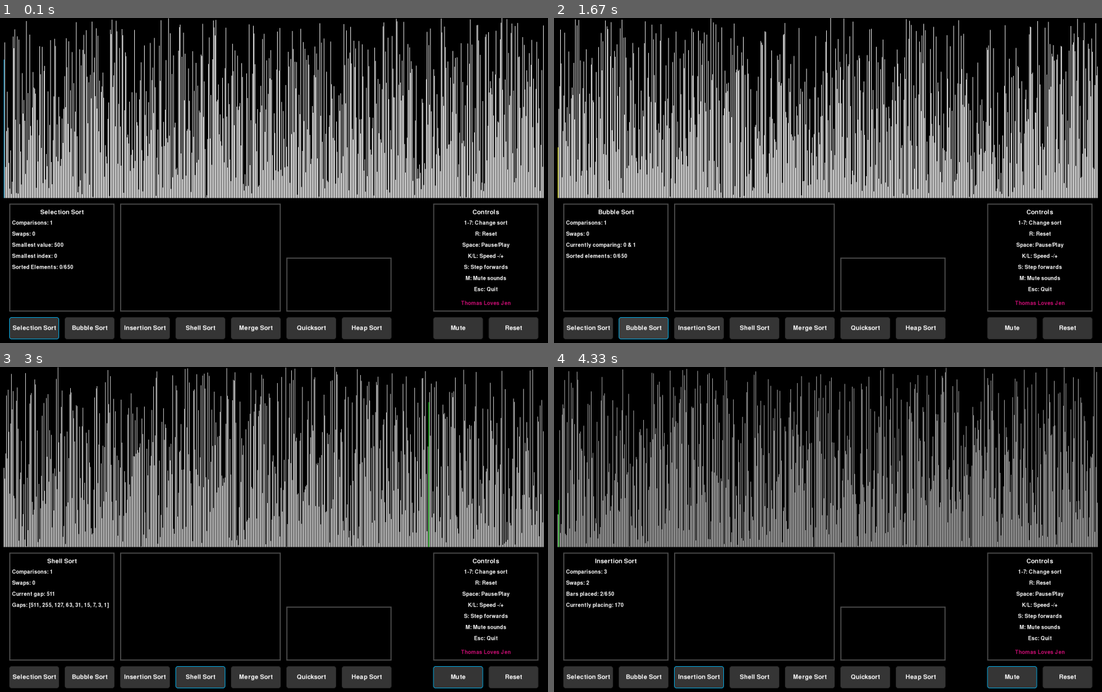
Above: before the commit, frames 1-4 (two rows, left to right).
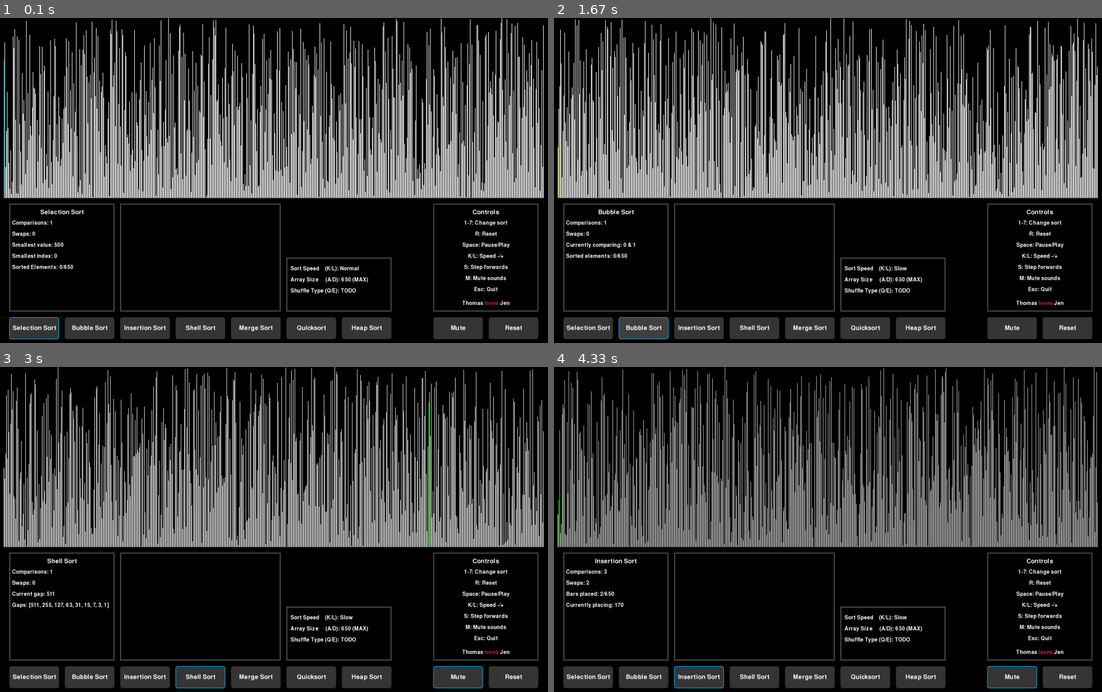
Above: after the commit, the same moments.

Repository: ThomasBrooks89/Sorting-Visualiser
Game: pygame game, started from main.py
The game is run twice, just before and just after one commit, with the same random seed, the same clock (stepped at 60 frames per second) and the same inputs.
Inputs (mouse positions are in pixels of both pictures, inside the frame that each line leads up to):
- Up to frame 1 (0.1 s): no input
- Up to frame 2 (1.67 s): hold R 0.33-0.8 s; hold D 0.33-0.8 s; tap K at 0.83 s; press the mouse at (1069, 326) at 1.2 s; move the mouse to (937, 300) at 1.3 s; release the mouse at (806, 271) at 1.43 s; press the mouse at (641, 326) at 1.53 s; move the mouse to (680, 229) at 1.63 s
- Up to frame 3 (3 s): release the mouse at (158, 480) at 1.77 s; click "Selection Sort" at 1.88 s; hold M 2.17-2.63 s; hold D 2.17-2.63 s; press the mouse at (202, 675) at 2.7 s; move the mouse to (131, 601) at 2.8 s; release the mouse at (71, 523) at 2.93 s
- Up to frame 4 (4.33 s): press the mouse at (756, 675) at 3.03 s; move the mouse to (893, 640) at 3.13 s; release the mouse at (1030, 601) at 3.27 s; press the mouse at (586, 675) at 3.37 s; move the mouse to (641, 666) at 3.47 s; release the mouse at (696, 659) at 3.6 s; press the mouse at (586, 675) at 3.7 s; move the mouse to (696, 542) at 3.8 s; release the mouse at (806, 409) at 3.93 s; press the mouse at (696, 675) at 4.03 s; move the mouse to (762, 614) at 4.13 s; release the mouse at (822, 552) at 4.27 s

The runs differ from the first frame. In frame 1, 0.4% of the frame differs, in the area x 53-94%, y 76-89%; in frame 2, 0.4%; in frame 3, 0.4%; in frame 4, 0.4%.

Commit message:
config menu progress

Diff:
--- a/drawing.py
+++ b/drawing.py
@@ -1,4 +1,5 @@
 import pygame
+import pygame_gui
 
 
 def find_bar_widths(arr_len, gap_len, window_width):
@@ -39,7 +40,7 @@
         surface.blit(text, (text_rect.x, y))
         y += 40
 
-    text = font.render("Thomas Loves Jen", True, "deeppink3")
+    text = pygame_gui.stitch_text([("Thomas ", "white"), ("loves ", "deeppink3"), ("Jen", "white")], font)
     text_rect = text.get_rect()
     text_rect.centerx = box_centre
     text_rect.y = (controls_box.y + controls_box.height) - 40
@@ -60,9 +61,23 @@
         surface.blit(text, (x, y))
         y += 40
 
+speeds = {0:"Max", 25:"Fast", 50:"Normal", 75:"Slow", 100:"Min"}
+def draw_config_box(surface, config_box, array_size, game_speed, shuffle_type, font):
+    pygame.draw.rect(surface, (75,75,75), config_box, 4)
+    if array_size == 650:
+        array_size = "650 (MAX)"
+    elif array_size == 50:
+        array_size = "50 (MIN)"
+    configs = [f"Sort Speed    (K/L): {speeds[game_speed]}",
+               f"Array Size     (A/D): {array_size}",
+               f"Shuffle Type (Q/E): {shuffle_type}"]
 
-def draw_config_box(surface, config_box):
-    pygame.draw.rect(surface, (75,75,75), config_box, 4)
+    x = config_box.x + 15
+    y = config_box.y + 30
+    for c in configs:
+        text = font.render(c, True, "white")
+        surface.blit(text, (x, y))
+        y += 40
 
 
 def draw_sort_explanation_box(surface, sort_explanation_box):
--- a/main.py
+++ b/main.py
@@ -84,11 +84,13 @@
 array = sorting_logic.generate_array(1, arr_len)
 sort = sorts[chosen_sort](array)
 step = next(sort, None)
+shuffle_next = {"random":"", "reverse":"", "almost_sorted":""} # TODO
+shuffle_prev = {"random":"", "reverse":"", "almost_sorted":""} # TODO
+shuffle_type = "TODO"
 
 
 # main loop
 while running:
-
     curr_fps = clock.get_fps()
     if curr_fps < 60 and curr_fps > 0:
         print(curr_fps)
@@ -113,7 +115,7 @@
     drawing.draw_buttons(buttons)
     drawing.draw_controls_box(screen, controls_box, controls_box_texts)
     drawing.draw_sort_info_box(screen, sort_info_box, chosen_sort_btn, step.stats, font_sml)
-    drawing.draw_config_box(screen, config_box)
+    drawing.draw_config_box(screen, config_box, arr_len, game_speed, shuffle_type, font_sml)
     drawing.draw_sort_explanation_box(screen, sort_explanation_box)
     pygame.display.flip()
 
@@ -131,7 +133,8 @@
                 if game_speed > 0:
                     game_speed -= 25
             elif event.key == pygame.K_k:
-                game_speed += 25
+                if game_speed < 100:
+                     game_speed += 25
             elif event.key == pygame.K_SPACE:
                 paused = not paused
             elif event.key == pygame.K_s:
@@ -141,6 +144,16 @@
                 drawing.draw_array(screen, step.array, step.highlights, step.actions, bar_width, gap_len)
             elif event.key == pygame.K_m:
                 muted = mute_button_pressed(btn_mute)
+            elif event.key == pygame.K_a:
+                if arr_len > 50:
+                    arr_len -= 50
+                    bar_width, leftover_bar_pixels = drawing.find_bar_widths(arr_len, gap_len, WIDTH)
+                    array, sort, step = reset_sort(screen, chosen_sort, arr_len)
+            elif event.key == pygame.K_d:
+                if arr_len < 650:
+                    arr_len += 50
+                    bar_width, leftover_bar_pixels = drawing.find_bar_widths(arr_len, gap_len, WIDTH)
+                    array, sort, step = reset_sort(screen, chosen_sort, arr_len)
 
             elif event.key == pygame.K_1:
                 chosen_sort = "selection"
--- a/pygame_gui.py
+++ b/pygame_gui.py
@@ -53,3 +53,26 @@
     offset = size // 2
     pygame.draw.line(surface, colour, (x - offset, y), (x + offset, y), width)
     pygame.draw.line(surface, colour, (x, y - offset), (x, y + offset), width)
+
+
+def stitch_text(text_list, font):  # list of (text string, colour) tuples
+    # render all the strings
+    rendered_texts = []
+    for string, colour in text_list:
+         rendered_text = font.render(string, True, colour)
+         rendered_texts.append(rendered_text)
+
+    # work out the size of the strings all together
+    width, height = 0, 0
+    for text in rendered_texts:
+        width += text.get_width()
+        height = max(height, text.get_height())
+
+    # create the surface to blit the strings, and blit them all to it
+    text_surface = pygame.surface.Surface((width, height), pygame.SRCALPHA)
+    x = 0
+    for text in rendered_texts:
+        text_surface.blit(text, (x, (height - text.get_height())))
+        x += text.get_width()
+
+    return text_surface
Not shown, changed: todo.md
